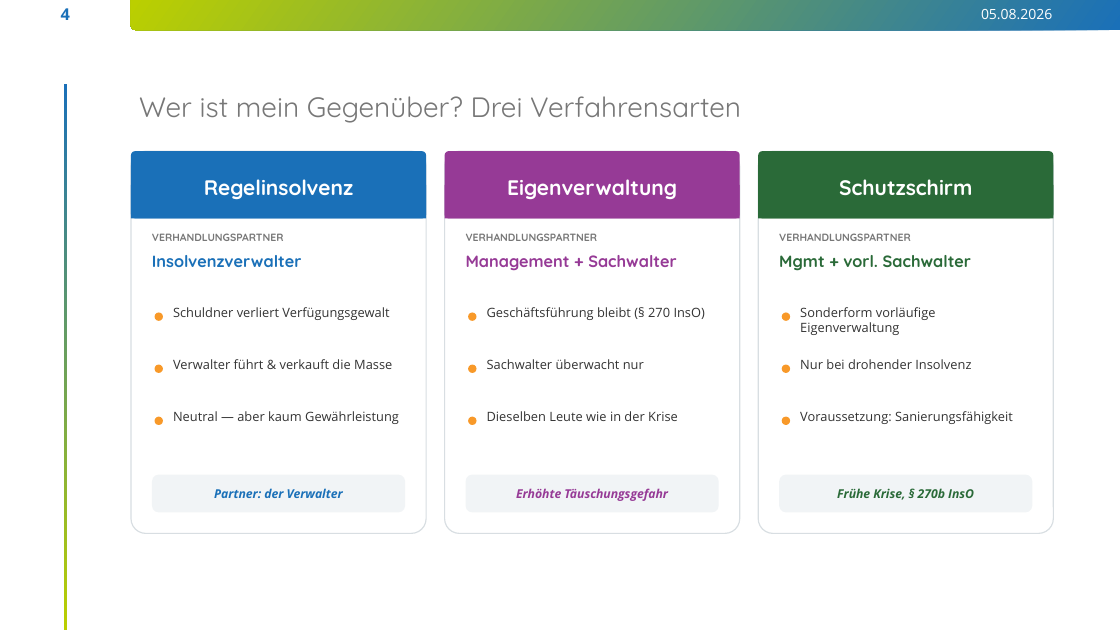
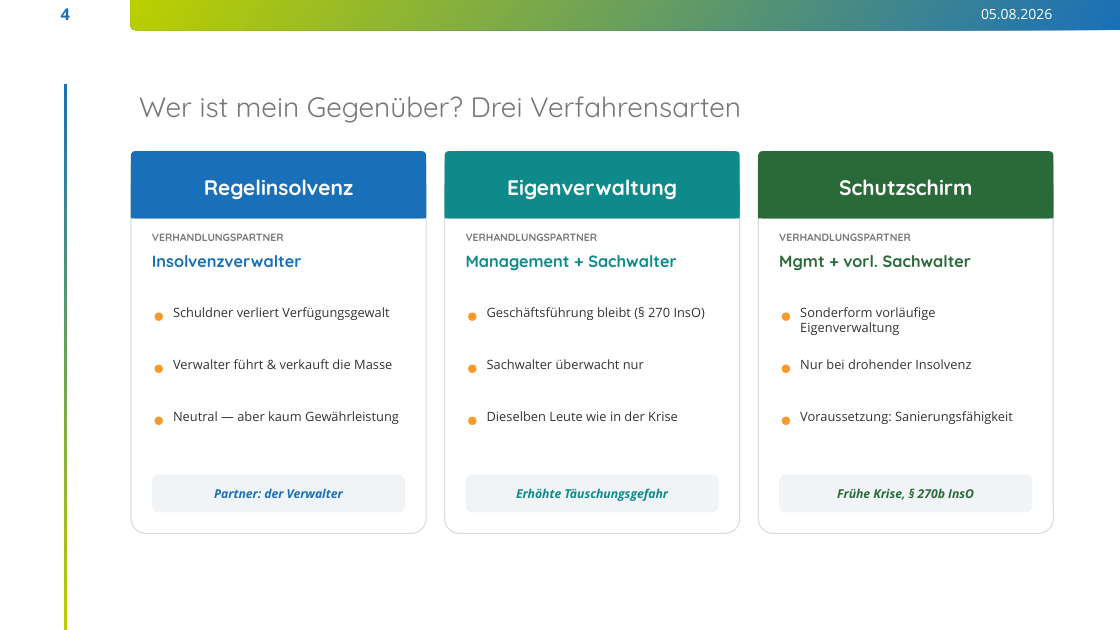
Before and after one commit to findingNemo0o0/repository, a slide deck: slide 4 of insolvenz-ma-pflege/InsolvenzProzess.pptx. Drawn at 1120x630 pixels with LibreOffice and Linux fonts; fonts in the diff are those of the drawing; background and template pictures are left out. Boxes give left, top, right and bottom in pixels: in the first picture for what was removed or moved away, otherwise in the second. Text is boxed around its words. In the diff, an @@ line names an element or a change of style, - is before the commit and + after.

```diff
--- a/insolvenz-ma-pflege/InsolvenzProzess.pptx
+++ b/insolvenz-ma-pflege/InsolvenzProzess.pptx
@@ rounded rectangle at box(444, 151, 739, 218): fill #963A96 to #0F8A8A @@
@@ rectangle at box(444, 185, 739, 218): fill #963A96 to #0F8A8A @@
@@ text "Management + Sachwalter" at box(466, 255, 676, 271): text colour #963A96 to #0F8A8A @@
@@ text "Erhöhte Täuschungsgefahr" at box(516, 488, 668, 501): text colour #963A96 to #0F8A8A @@
```
Also in this commit, not shown: 3 other slides changed, 4 slides added, 5 slides removed, 1 other file.
